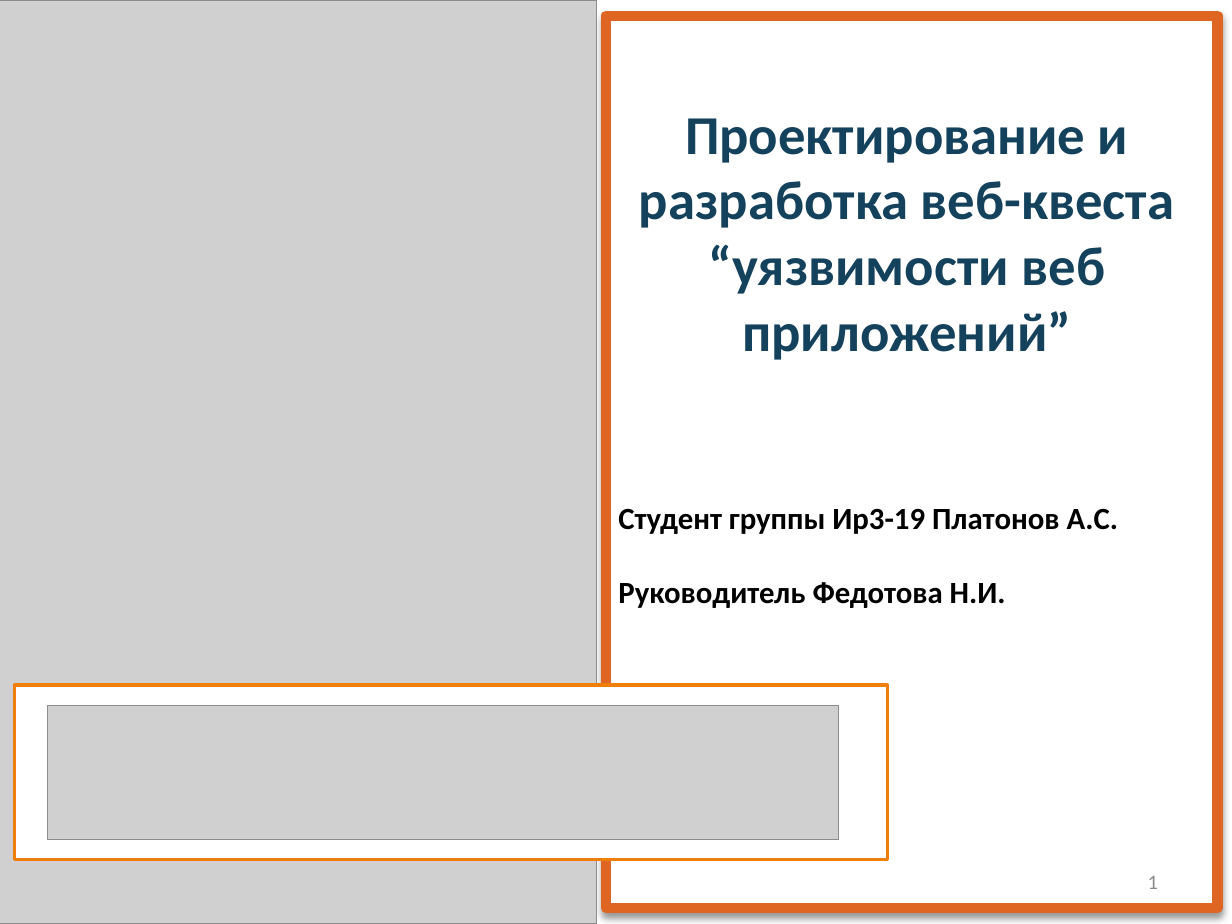
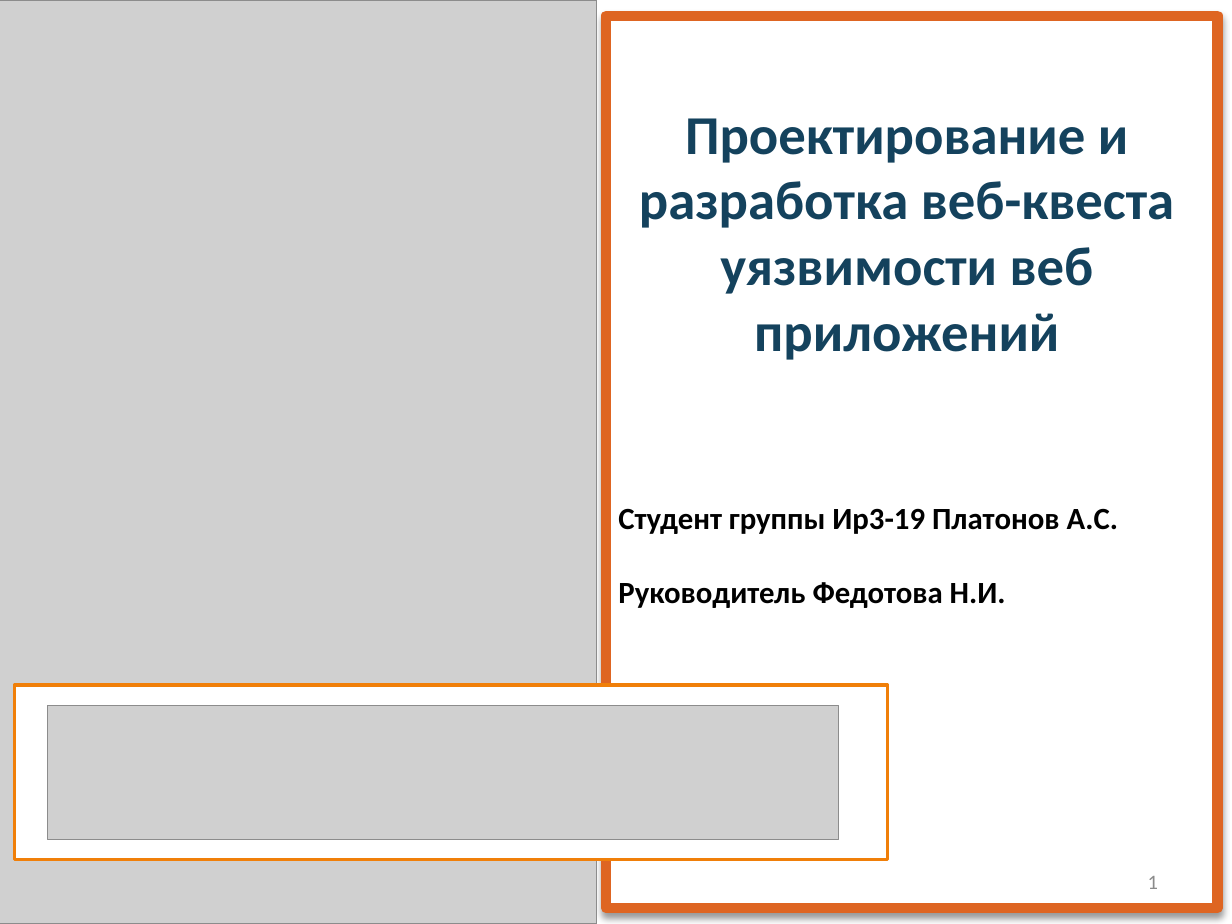
Before and after one commit to Rikishi1488/-, a slide deck: slide 1 of Презентация_шаблон_для защиты КП.pptx. Drawn at 1232x924 pixels with LibreOffice and Linux fonts; fonts in the diff are those of the drawing; grey boxes stand for pictures. Boxes give left, top, right and bottom in pixels: in the first picture for what was removed or moved away, otherwise in the second. Text is boxed around its words. In the diff, an @@ line names an element or a change of style, - is before the commit and + after.

```diff
--- a/Презентация_шаблон_для защиты КП.pptx
+++ b/Презентация_шаблон_для защиты КП.pptx
@@ text at box(639, 118, 1174, 360): text changed @@
-Проектирование и разработка веб-квеста “уязвимости веб приложений”
+Проектирование и разработка веб-квеста уязвимости веб приложений
```
Also in this commit, not shown: 7 other slides changed, 1 other file.
